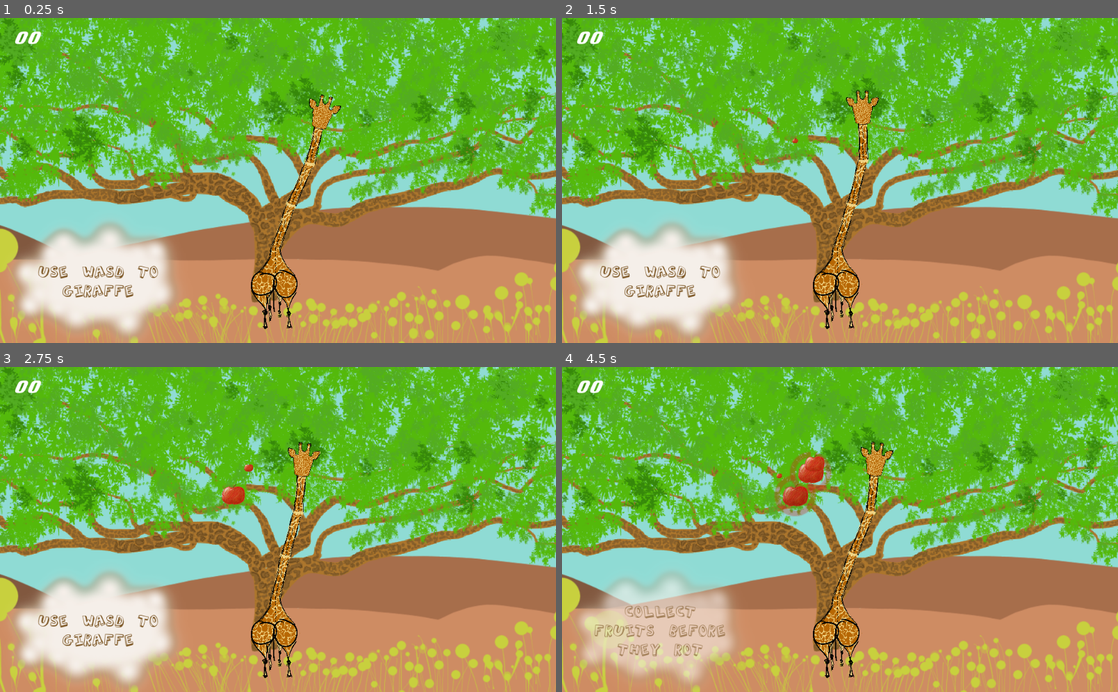
Above: before the commit, frames 1-4 (two rows, left to right).
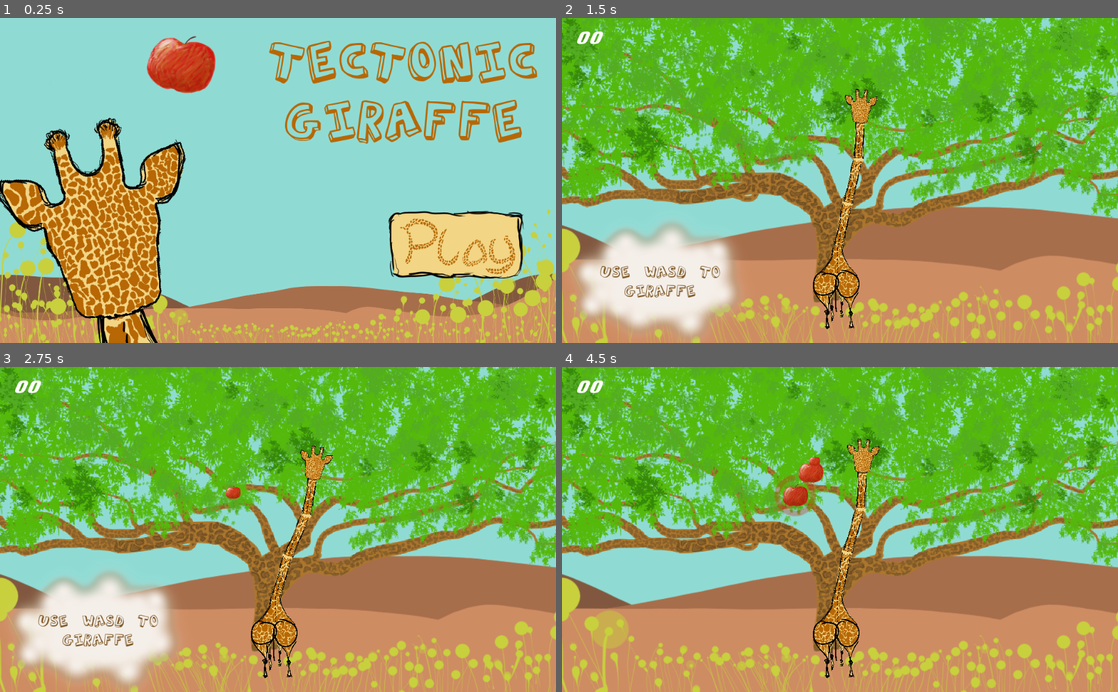
Above: after the commit, the same moments.

Repository: AnJ95/tectonicGiraffe
Game: Godot game, scene res://title/Title.tscn
The game is run twice, just before and just after one commit, with the same random seed, the same clock (stepped at 60 frames per second) and the same inputs. Before the commit the project starts from res://main/Main.tscn.
Inputs (mouse positions are in pixels of both pictures, inside the frame that each line leads up to):
- Up to frame 1 (0.25 s): no input
- Up to frame 2 (1.5 s): click (1017, 245) at 0.52 s; tap W (key_0) at 1.35 s
- Up to frame 3 (2.75 s): tap A (key_1) at 2.1 s
- Up to frame 4 (4.5 s): tap D (key_2) at 2.85 s; tap S (key_3) at 3.6 s; tap W (key_0) at 4.35 s

The runs differ from the first frame. In frame 1, 86% of the frame differs, in the area x 0-100%, y 0-100%; in frame 2, 1.1%; in frame 3, 1.6%; in frame 4, 8.8%.

Commit message:
Added Title play button

Diff:
--- a/project.godot
+++ b/project.godot
@@ -16,7 +16,7 @@
 [application]
 
 config/name="TectonicGiraffe"
-run/main_scene="res://main/Main.tscn"
+run/main_scene="res://title/Title.tscn"
 config/icon="res://icon.png"
 
 [display]
--- a/title/Title.gd
+++ b/title/Title.gd
@@ -2,3 +2,6 @@
 
 func _ready():
     $AnimationPlayer.play("wiggle")
+
+func _on_TextureButton_pressed():
+    get_tree().change_scene("res://main/Main.tscn")
--- a/title/Title.tscn
+++ b/title/Title.tscn
@@ -1,10 +1,12 @@
-[gd_scene load_steps=7 format=2]
+[gd_scene load_steps=10 format=2]
 
 [ext_resource path="res://assets/sprites/land.png" type="Texture" id=1]
 [ext_resource path="res://assets/sprites/headz.png" type="Texture" id=2]
 [ext_resource path="res://assets/sprites/giraffe.png" type="Texture" id=3]
 [ext_resource path="res://title/Title.gd" type="Script" id=4]
 [ext_resource path="res://assets/sprites/epfle.png" type="Texture" id=5]
+[ext_resource path="res://assets/sprites/button.png" type="Texture" id=6]
+[ext_resource path="res://assets/fonts/actionj.ttf" type="DynamicFontData" id=7]
 
 [sub_resource type="Animation" id=1]
 resource_name = "wiggle"
@@ -30,6 +32,10 @@
 "points": PoolRealArray( 15, -0.25, 0, 0.25, 0, 0, -0.25, 0, 0.25, 0, -15, -0.25, 0, 0.25, 0, 0, -0.25, 0, 0.25, 0, 15, -0.25, 0, 0.25, 0 ),
 "times": PoolRealArray( 0, 1, 2, 3, 4 )
 }
+
+[sub_resource type="DynamicFont" id=2]
+size = 100
+font_data = ExtResource( 7 )
 
 [node name="Title" type="Node2D"]
 script = ExtResource( 4 )
@@ -76,3 +82,28 @@
 __meta__ = {
 "_edit_use_anchors_": false
 }
+
+[node name="TextureButton" type="TextureButton" parent="."]
+margin_left = 714.812
+margin_top = 354.592
+margin_right = 970.812
+margin_bottom = 482.592
+texture_normal = ExtResource( 6 )
+__meta__ = {
+"_edit_use_anchors_": false
+}
+
+[node name="Label" type="Label" parent="."]
+margin_left = 495.303
+margin_top = 35.6468
+margin_right = 992.303
+margin_bottom = 250.647
+custom_fonts/font = SubResource( 2 )
+custom_colors/font_color = Color( 0.721569, 0.407843, 0.0196078, 1 )
+text = "Tectonic
+Giraffe"
+align = 1
+__meta__ = {
+"_edit_use_anchors_": false
+}
+[connection signal="pressed" from="TextureButton" to="." method="_on_TextureButton_pressed"]
Not shown, added: assets/sprites/button.png.import
